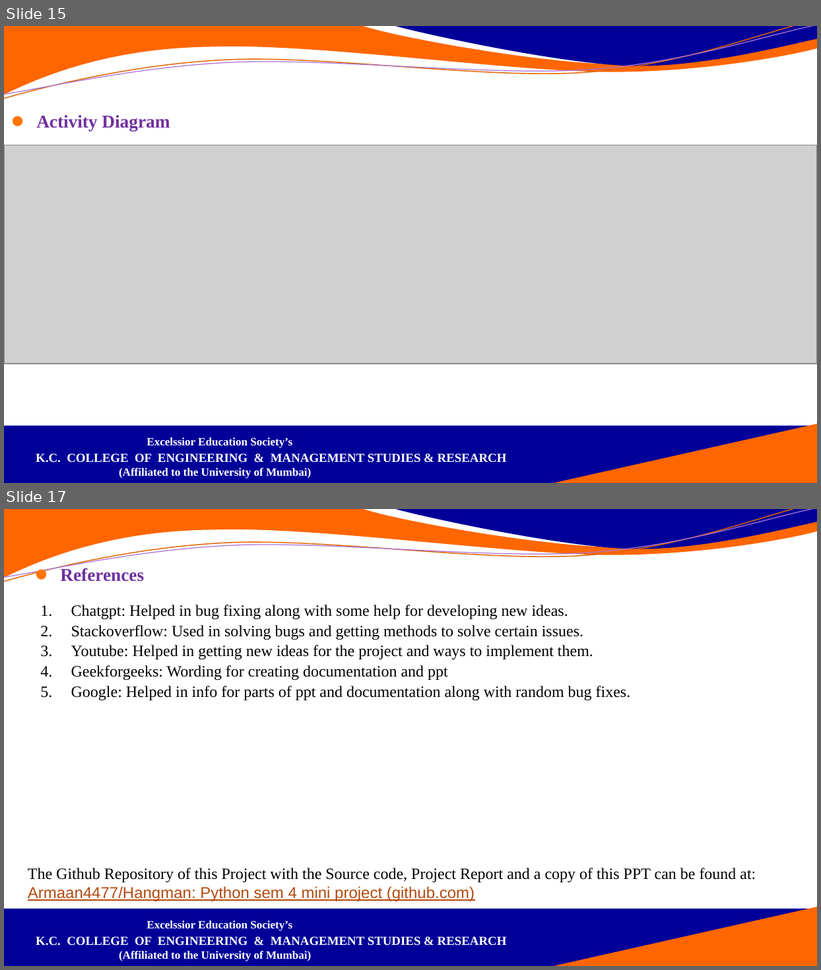
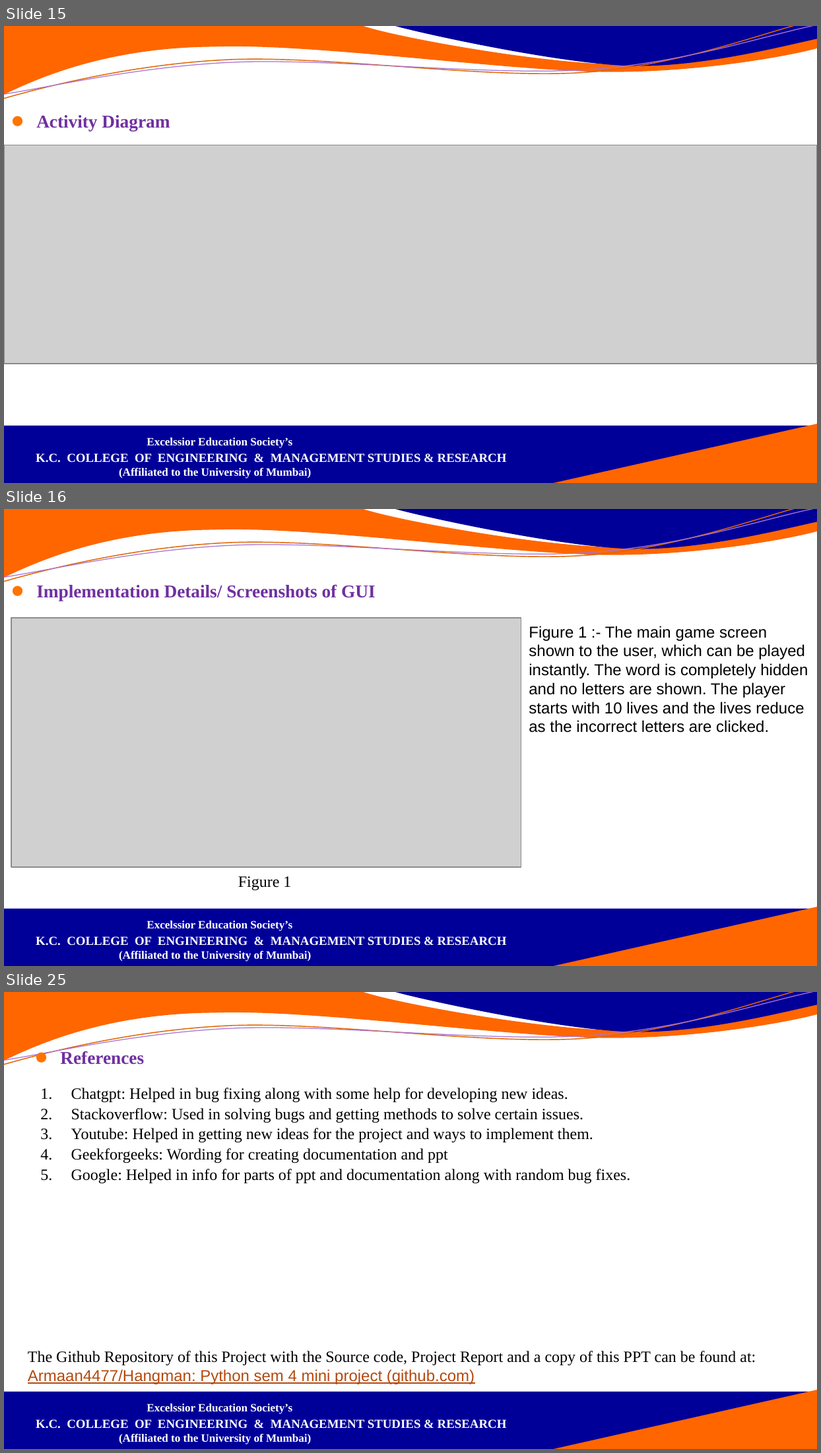
Before and after one commit to Armaan4477/Hangman, a slide deck: Documentation and ppt/PPT/Hangman_ppt.pptx. Shown one above the other, each under a label of ours: slides 15 and 17 before the commit, slides 15, 16 and 25 after it; the slides between them are not shown. The pictures are 821x970 and 821x1453 pixels, drawn with LibreOffice and Linux fonts; fonts in the diff are those of the drawing; grey boxes stand for pictures; background and template pictures are left out. Boxes give left, top, right and bottom in pixels: in the first picture for what was removed or moved away, otherwise in the second. Text is boxed around its words. In the diff, an @@ line names an element or a change of style, - is before the commit and + after.

```diff
--- a/Documentation and ppt/PPT/Hangman_ppt.pptx
+++ b/Documentation and ppt/PPT/Hangman_ppt.pptx
@@ slide 16 added at (x1=4, y1=509, x2=817, y2=966), background #FFFFFF; not listed: 6 template elements that a slide beside it also shows @@
@@ text added at (x1=36, y1=584, x2=376, y2=601), 16 pt, text #7030A0, bold @@
+⚫ Implementation Details/ Screenshots of GUI
@@ picture added at (x1=11, y1=618, x2=521, y2=867) @@
@@ text added at (x1=529, y1=626, x2=808, y2=733), 14 pt, text #000000 @@
+Figure 1 :- The main game screen shown to the user, which can be played instantly. The word is completely hidden and no letters are shown. The player starts with 10 lives and the lives reduce as the incorrect letters are clicked.
@@ text added at (x1=238, y1=877, x2=291, y2=890), 14 pt, text #000000 @@
+Figure 1
@@ what was slide 17 is now slide 25 @@
```
Also in this commit, not shown: 8 other slides added, 1 slide removed.
